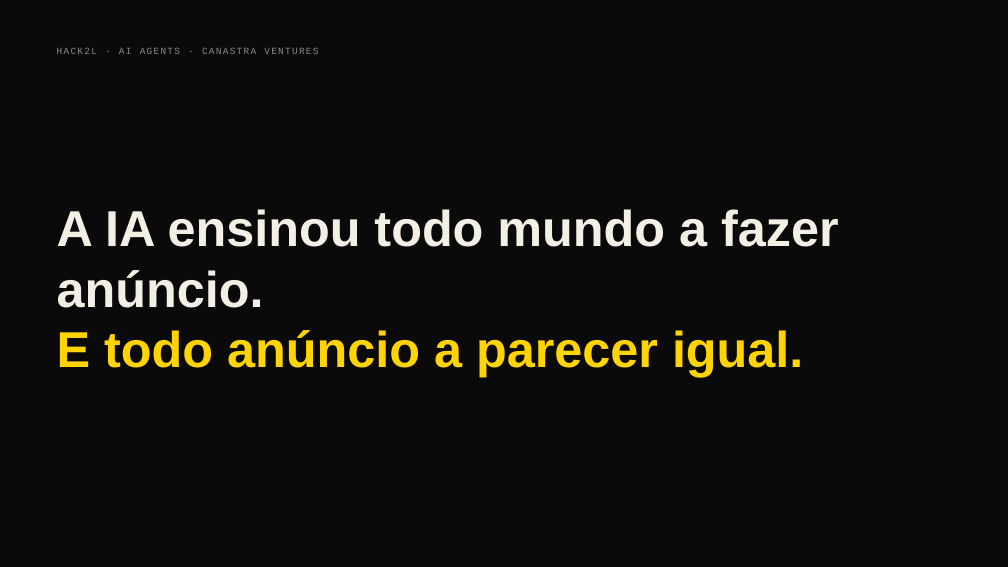
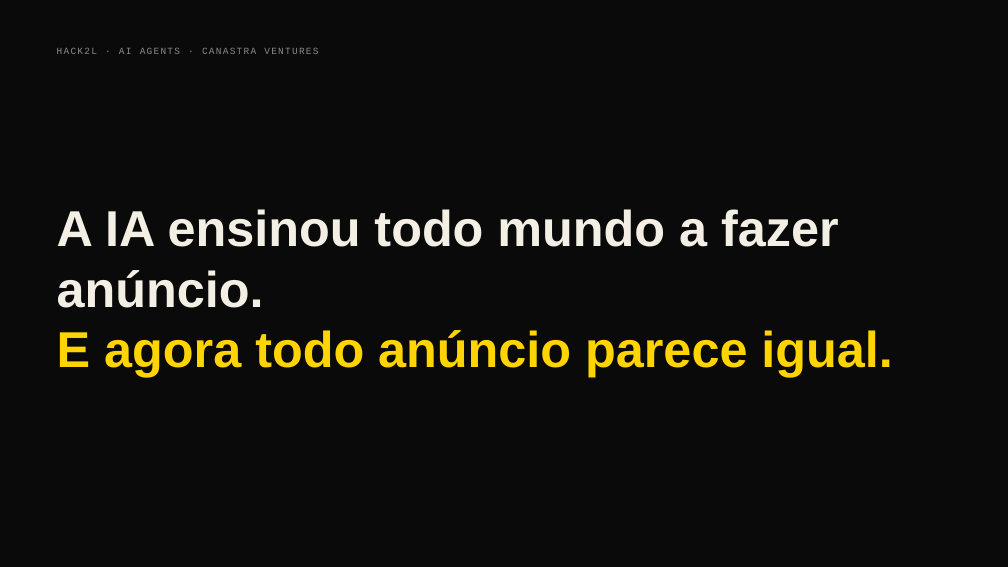
Before and after one commit to julio-amaral-oliveira/hack2L, a slide deck: slide 1 of deck/BrandLoop-deck.pptx. Drawn at 1008x567 pixels with LibreOffice and Linux fonts; fonts in the diff are those of the drawing. Boxes give left, top, right and bottom in pixels: in the first picture for what was removed or moved away, otherwise in the second. Text is boxed around its words. In the diff, an @@ line names an element or a change of style, - is before the commit and + after.

```diff
--- a/deck/BrandLoop-deck.pptx
+++ b/deck/BrandLoop-deck.pptx
@@ text at (57, 330, 892, 377): text changed @@
-E todo anúncio a parecer igual.
+E agora todo anúncio parece igual.
```
Also in this commit, not shown: 3 other files.
